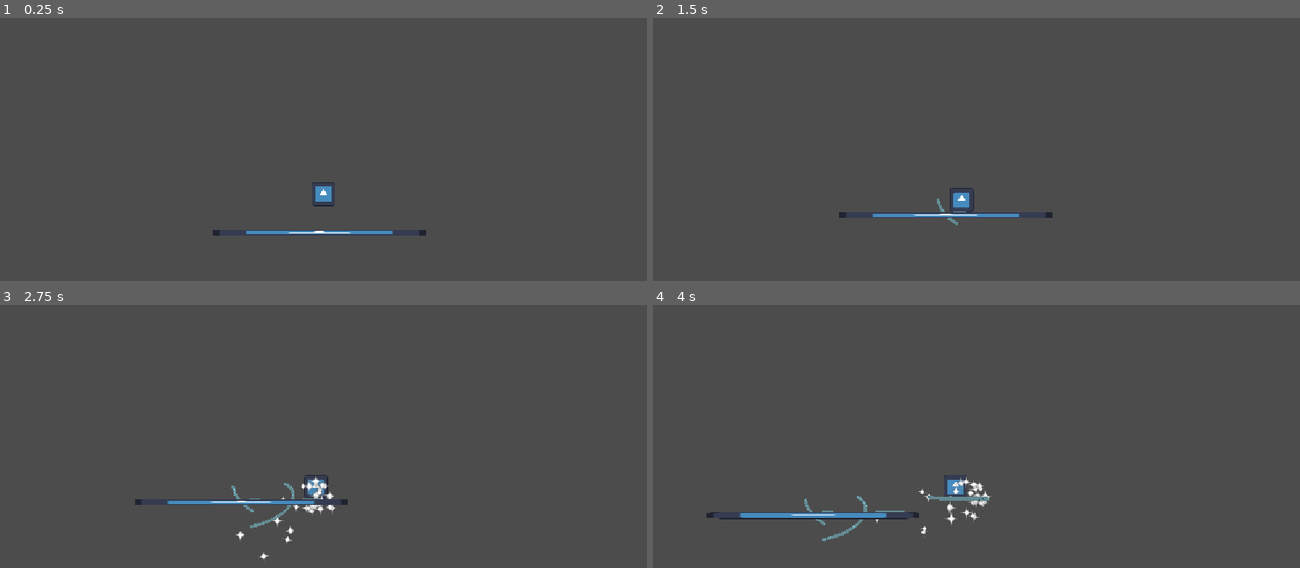
Above: before the commit, frames 1-4 (two rows, left to right).
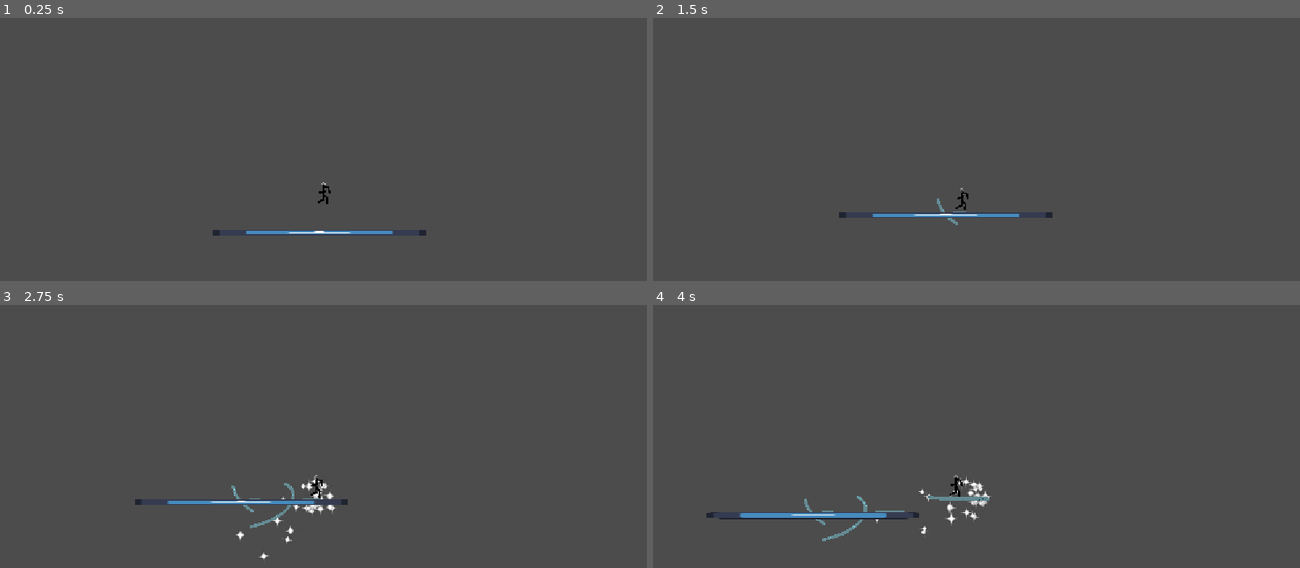
Above: after the commit, the same moments.

Repository: Zepeacedust/snow-game
Game: Godot game, scene res://TestingPlayground.tscn
Two runs of this game, one before a commit and one after it. Both use one fixed random seed, a clock stepped at 60 frames per second and the inputs below. The engine's default icon, where the game draws it, is replaced by a stand-in: a white triangle on a blue panel in a dark square.
Inputs:
- Up to frame 1 (0.25 s): no input
- Up to frame 2 (1.5 s): hold Shift (bridge) 0.53-1.28 s; hold Right (right) from 0.53 s (still down); tap Space (jump) at 0.77 s; tap Shift (bridge) at 1.35 s
- Up to frame 3 (2.75 s): tap Space (jump) at 1.52 s; release Right (right) at 2.03 s; hold Left (left) from 2.03 s (still down); hold Shift (bridge) from 2.03 s (still down)
- Up to frame 4 (4 s): release Left (left) at 2.78 s; release Shift (bridge) at 2.78 s; hold Right (right) from 2.78 s (still down); tap Shift (bridge) at 2.85 s; tap Space (jump) at 3.02, 3.77 s; hold Shift (bridge) from 3.53 s (still down)

The runs differ from the first frame. In frame 1, 0.2% of the frame differs, in the area x 48-52%, y 62-72%; in frame 2, 0.2%; in frame 3, 0.2%; in frame 4, 0.2%.

Commit message:
mostly implemented inverse kinematics

Diff:
--- a/player.tscn
+++ b/player.tscn
@@ -1,19 +1,26 @@
 [gd_scene format=3 uid="uid://dhtom2qf7sluv"]
 
-[ext_resource type="Texture2D" uid="uid://sycyrb845h6i" path="res://icon.svg" id="1_4flbx"]
 [ext_resource type="Script" uid="uid://ddfo501i36jct" path="res://scripts/player_movement.gd" id="1_onrkg"]
+[ext_resource type="PackedScene" uid="uid://bnmqrdq5uasna" path="res://player_sprites/player_line.tscn" id="3_hqtel"]
 [ext_resource type="Texture2D" uid="uid://b028twghgn7rb" path="res://kenney_particle-pack/PNG (Transparent)/star_06.png" id="3_i3pqv"]
+[ext_resource type="Texture2D" uid="uid://bp0gj5qyc2rsv" path="res://kenney_particle-pack/PNG (Transparent)/light_03.png" id="4_hqtel"]
+[ext_resource type="Script" uid="uid://bevsddduh0kgh" path="res://scripts/player_kinematics.gd" id="4_sweqy"]
 
 [sub_resource type="CircleShape2D" id="CircleShape2D_l7ksm"]
 radius = 65.0
+
+[sub_resource type="Animation" id="Animation_hqtel"]
+resource_name = "walk"
+
+[sub_resource type="AnimationLibrary" id="AnimationLibrary_sweqy"]
+_data = {
+&"walk": SubResource("Animation_hqtel")
+}
 
 [node name="CharacterBody2D" type="CharacterBody2D" unique_id=487467837]
 script = ExtResource("1_onrkg")
 FOOT_SIZE = 65.0
 meter_depletion = 0.4
-
-[node name="Sprite2D" type="Sprite2D" parent="." unique_id=432349969]
-texture = ExtResource("1_4flbx")
 
 [node name="CollisionShape2D" type="CollisionShape2D" parent="." unique_id=1307537146]
 shape = SubResource("CircleShape2D_l7ksm")
@@ -32,3 +39,148 @@
 angular_velocity_max = 10.0
 scale_amount_min = 0.0
 scale_amount_max = 0.2
+
+[node name="Node2D" type="Node2D" parent="." unique_id=460232876]
+
+[node name="TorsoLine" parent="Node2D" unique_id=1725901353 node_paths=PackedStringArray("things") instance=ExtResource("3_hqtel")]
+points = PackedVector2Array(0, 0, 0.29365477, -39.998924, 0.34504434, -46.998734)
+things = [NodePath("../../PlayerSkeleton/Hip"), NodePath("../../PlayerSkeleton/Hip/Chest"), NodePath("../../PlayerSkeleton/Hip/Chest/Head")]
+
+[node name="FootLine1" parent="Node2D" unique_id=1733513277 node_paths=PackedStringArray("things") instance=ExtResource("3_hqtel")]
+position = Vector2(2, -4)
+points = PackedVector2Array(-2, 4, -2, 4, -0.52050364, 33.963493, -27.999994, 45.999996)
+things = [NodePath("../../PlayerSkeleton/Hip"), NodePath("../../PlayerSkeleton/Hip/Leg1"), NodePath("../../PlayerSkeleton/Hip/Leg1/Foot1"), NodePath("../../PlayerSkeleton/Hip/Leg1/Foot1/Bone2D")]
+
+[node name="FootLine2" parent="Node2D" unique_id=726706231 node_paths=PackedStringArray("things") instance=ExtResource("3_hqtel")]
+position = Vector2(0, 6)
+points = PackedVector2Array(0, -6, 0, -6, 20.20885, 16.172102, 16.999996, 45.999992)
+things = [NodePath("../../PlayerSkeleton/Hip"), NodePath("../../PlayerSkeleton/Hip/Leg2"), NodePath("../../PlayerSkeleton/Hip/Leg2/Foot2"), NodePath("../../PlayerSkeleton/Hip/Leg2/Foot2/Bone2D")]
+
+[node name="Hand1Line" parent="Node2D" unique_id=544836181 node_paths=PackedStringArray("things") instance=ExtResource("3_hqtel")]
+position = Vector2(8, -33)
+points = PackedVector2Array(-7.706345, -6.9989243, -7.706345, -6.9989243, 18.723461, -1.479393, 23.999996, 24.999996)
+things = [NodePath("../../PlayerSkeleton/Hip/Chest"), NodePath("../../PlayerSkeleton/Hip/Chest/Arm1"), NodePath("../../PlayerSkeleton/Hip/Chest/Arm1/Hand1"), NodePath("../../PlayerSkeleton/Hip/Chest/Arm1/Hand1/Bone2D")]
+
+[node name="Hand2Line" parent="Node2D" unique_id=1400154858 node_paths=PackedStringArray("things") instance=ExtResource("3_hqtel")]
+position = Vector2(-1.142334, -37.486237)
+points = PackedVector2Array(1.4359888, -2.5126877, 1.4359888, -2.5126877, 6.3601665, 24.03447, -19.857653, 30.486212)
+things = [NodePath("../../PlayerSkeleton/Hip/Chest"), NodePath("../../PlayerSkeleton/Hip/Chest/Arm2"), NodePath("../../PlayerSkeleton/Hip/Chest/Arm2/Hand2"), NodePath("../../PlayerSkeleton/Hip/Chest/Arm2/Hand2/Bone2D")]
+
+[node name="PlayerSkeleton" type="Skeleton2D" parent="." unique_id=844598190]
+rotation = 0.0073414356
+
+[node name="Hip" type="Bone2D" parent="PlayerSkeleton" unique_id=1335272399]
+rest = Transform2D(1, 0, 0, 1, 0, 0)
+
+[node name="Chest" type="Bone2D" parent="PlayerSkeleton/Hip" unique_id=449673672]
+position = Vector2(0, -40)
+rest = Transform2D(1, 0, 0, 1, 0, -40)
+
+[node name="Arm1" type="Bone2D" parent="PlayerSkeleton/Hip/Chest" unique_id=2103436021 node_paths=PackedStringArray("kinematicChain", "kinematicTarget")]
+rotation = -2.9430556
+scale = Vector2(0.9999999, 0.9999999)
+rest = Transform2D(1, 0, 0, 1, 0, 0)
+script = ExtResource("4_sweqy")
+kinematicChain = [NodePath("."), NodePath("Hand1"), NodePath("Hand1/Bone2D")]
+kinematicTarget = NodePath("../../../Hand1Target")
+
+[node name="Hand1" type="Bone2D" parent="PlayerSkeleton/Hip/Chest/Arm1" unique_id=1812180619]
+position = Vector2(-27, 0)
+rotation = 1.1682248
+rest = Transform2D(1, 0, 0, 1, -27, 0)
+auto_calculate_length_and_angle = false
+length = 24.974
+bone_angle = 88.421
+
+[node name="Bone2D" type="Bone2D" parent="PlayerSkeleton/Hip/Chest/Arm1/Hand1" unique_id=1528585176]
+position = Vector2(-27, 0)
+rotation = 0.24614131
+scale = Vector2(0.9999998, 0.9999998)
+rest = Transform2D(1, 0, 0, 1, -27, 0)
+
+[node name="Arm2" type="Bone2D" parent="PlayerSkeleton/Hip/Chest" unique_id=1421831911 node_paths=PackedStringArray("kinematicChain", "kinematicTarget")]
+rotation = 1.3800514
+scale = Vector2(0.99999934, 0.99999934)
+rest = Transform2D(1, 0, 0, 1, 0, 0)
+script = ExtResource("4_sweqy")
+kinematicChain = [NodePath("."), NodePath("Hand2"), NodePath("Hand2/Bone2D")]
+kinematicTarget = NodePath("../../../Hand2Target")
+
+[node name="Hand2" type="Bone2D" parent="PlayerSkeleton/Hip/Chest/Arm2" unique_id=1255334076]
+position = Vector2(27, 0)
+rotation = 1.5129118
+rest = Transform2D(1, 0, 0, 1, 27, 0)
+auto_calculate_length_and_angle = false
+length = 24.974
+bone_angle = 88.421
+
+[node name="Bone2D" type="Bone2D" parent="PlayerSkeleton/Hip/Chest/Arm2/Hand2" unique_id=153339676]
+position = Vector2(27, 0)
+rotation = -0.314286
+rest = Transform2D(1, 0, 0, 1, 27, 0)
+
+[node name="Head" type="Bone2D" parent="PlayerSkeleton/Hip/Chest" unique_id=1493991915]
+position = Vector2(0, -7)
+rest = Transform2D(1, 0, 0, 1, 0, -7)
+auto_calculate_length_and_angle = false
+length = 34.102
+bone_angle = -88.421
+
+[node name="Sprite2D" type="Sprite2D" parent="PlayerSkeleton/Hip/Chest/Head" unique_id=1196411630]
+position = Vector2(0, -5.9999995)
+scale = Vector2(0.05, 0.05)
+texture = ExtResource("4_hqtel")
+
+[node name="Leg1" type="Bone2D" parent="PlayerSkeleton/Hip" unique_id=160619084 node_paths=PackedStringArray("kinematicChain", "kinematicTarget")]
+rotation = -0.056677997
+scale = Vector2(0.9999999, 0.9999999)
+rest = Transform2D(1, 0, 0, 1, 0, 0)
+script = ExtResource("4_sweqy")
+kinematicChain = [NodePath("."), NodePath("Foot1"), NodePath("Foot1/Bone2D")]
+kinematicTarget = NodePath("../../Leg1Target")
+
+[node name="Foot1" type="Bone2D" parent="PlayerSkeleton/Hip/Leg1" unique_id=1816790627]
+position = Vector2(0, 30)
+rotation = 1.207288
+rest = Transform2D(1, 0, 0, 1, 0, 30)
+auto_calculate_length_and_angle = false
+length = 25.561
+bone_angle = 87.477
+
+[node name="Bone2D" type="Bone2D" parent="PlayerSkeleton/Hip/Leg1/Foot1" unique_id=1263075373]
+position = Vector2(0, 30)
+rest = Transform2D(1, 0, 0, 1, 0, 30)
+
+[node name="Leg2" type="Bone2D" parent="PlayerSkeleton/Hip" unique_id=2071180794 node_paths=PackedStringArray("kinematicChain", "kinematicTarget")]
+rotation = -0.7464488
+scale = Vector2(0.9999999, 0.9999999)
+rest = Transform2D(1, 0, 0, 1, 0, 0)
+script = ExtResource("4_sweqy")
+kinematicChain = [NodePath("."), NodePath("Foot2"), NodePath("Foot2/Bone2D")]
+kinematicTarget = NodePath("../../Leg2Target")
+
+[node name="Foot2" type="Bone2D" parent="PlayerSkeleton/Hip/Leg2" unique_id=1958200003]
+position = Vector2(0, 30)
+rotation = 0.8462742
+rest = Transform2D(1, 0, 0, 1, 0, 30)
+
+[node name="Bone2D" type="Bone2D" parent="PlayerSkeleton/Hip/Leg2/Foot2" unique_id=1842496190]
+position = Vector2(0, 30)
+rotation = -0.12080071
+scale = Vector2(0.9999999, 0.9999999)
+rest = Transform2D(1, 0, 0, 1, 0, 30)
+
+[node name="Hand1Target" type="Marker2D" parent="PlayerSkeleton" unique_id=366929813]
+position = Vector2(31.940407, -8.234709)
+
+[node name="Hand2Target" type="Marker2D" parent="PlayerSkeleton" unique_id=1248061800]
+position = Vector2(-21.050827, -6.8456426)
+
+[node name="Leg1Target" type="Marker2D" parent="PlayerSkeleton" unique_id=980522562]
+position = Vector2(-25.690962, 42.189743)
+
+[node name="Leg2Target" type="Marker2D" parent="PlayerSkeleton" unique_id=622428629]
+position = Vector2(17.381292, 51.873795)
+
+[node name="AnimationPlayer" type="AnimationPlayer" parent="." unique_id=885558795]
+libraries/ = SubResource("AnimationLibrary_sweqy")
--- /dev/null
+++ b/player_sprites/player_line.tscn
@@ -0,0 +1,10 @@
+[gd_scene format=3 uid="uid://bnmqrdq5uasna"]
+
+[ext_resource type="Script" uid="uid://dlsaqlgy0uhqc" path="res://scripts/linebetween.gd" id="1_88sqj"]
+
+[node name="AutoLine" type="Line2D" unique_id=544836181]
+default_color = Color(0, 0, 0, 1)
+joint_mode = 2
+begin_cap_mode = 2
+end_cap_mode = 2
+script = ExtResource("1_88sqj")
--- /dev/null
+++ b/scripts/linebetween.gd
@@ -0,0 +1,21 @@
+@tool
+extends Line2D
+
+@export var things : Array[Node2D]
+
+func _ready() -> void:
+	points = PackedVector2Array();
+	for thing in things:
+		if thing == null:
+			continue
+		add_point(to_local(thing.global_position));
+
+func _process(delta: float) -> void:
+	if len(things) != len(points):
+			_ready()
+	for i in range(len(things)):
+		if things[i] == null:
+			continue
+
+
+		set_point_position(i, to_local(things[i].global_position));
--- /dev/null
+++ b/scripts/player_kinematics.gd
@@ -0,0 +1,37 @@
+@tool
+extends Node2D
+
+@export var kinematicChain : Array[Bone2D]
+@export var kinematicTarget : Node2D
+
+func circle_circle_intersect(p1:Vector2, p2:Vector2, r:float) -> Vector2:
+	var d=sqrt((p2.x-p1.x)**2 + (p2.y-p1.y)**2)
+	if d > r * 2 + 0.1:
+		return (p1+p2)/2
+	var a=(d**2)/(2*d)
+	var h=sqrt(r**2-a**2)
+	if is_nan(h):
+		return (p1+p2)/2
+
+	var x2=p1.x+a*(p2.x-p1.x)/d
+	var y2=p1.y+a*(p2.y-p1.y)/d
+	var x3=x2+h*(p2.y-p1.y)/d       # also x3=x2-h*(y1-y0)/d
+	var y3=y2-h*(p2.x-p1.x)/d       # also y3=y2+h*(x1-x0)/d
+	assert(not is_nan(x3))
+	assert(not is_nan(y3))
+	return Vector2(x3,y3)
+
+func atan2v(v: Vector2):
+	return atan2(v.y, v.x)
+
+func perform_kinematics(parts : Array[Bone2D], target:Node2D):
+	var midpoint = circle_circle_intersect(parts[0].global_position, target.global_position, parts[0].get_length())
+	var angle1 = atan2v(midpoint-parts[0].global_position) - atan2v(parts[1].position)
+	var angle2 = atan2v(target.global_position - midpoint) - atan2v(parts[2].position)
+
+	parts[0].global_rotation = angle1
+	parts[1].global_rotation = angle2
+
+func _process(delta: float) -> void:
+	if kinematicTarget:
+		perform_kinematics(kinematicChain, kinematicTarget);
Binary file added: player_sprites/stickfigure.png
Not shown, added: player_sprites/stickfigure.png.import
Not shown, added: scripts/linebetween.gd.uid
Not shown, added: scripts/player_kinematics.gd.uid
